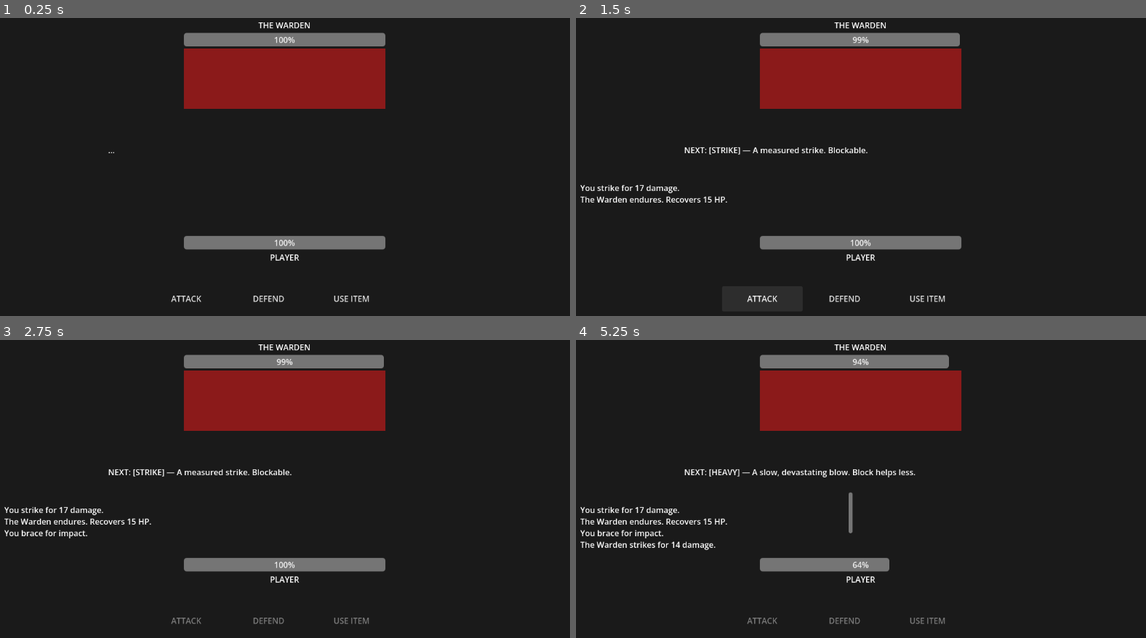
Above: before the commit, frames 1-4 (two rows, left to right).
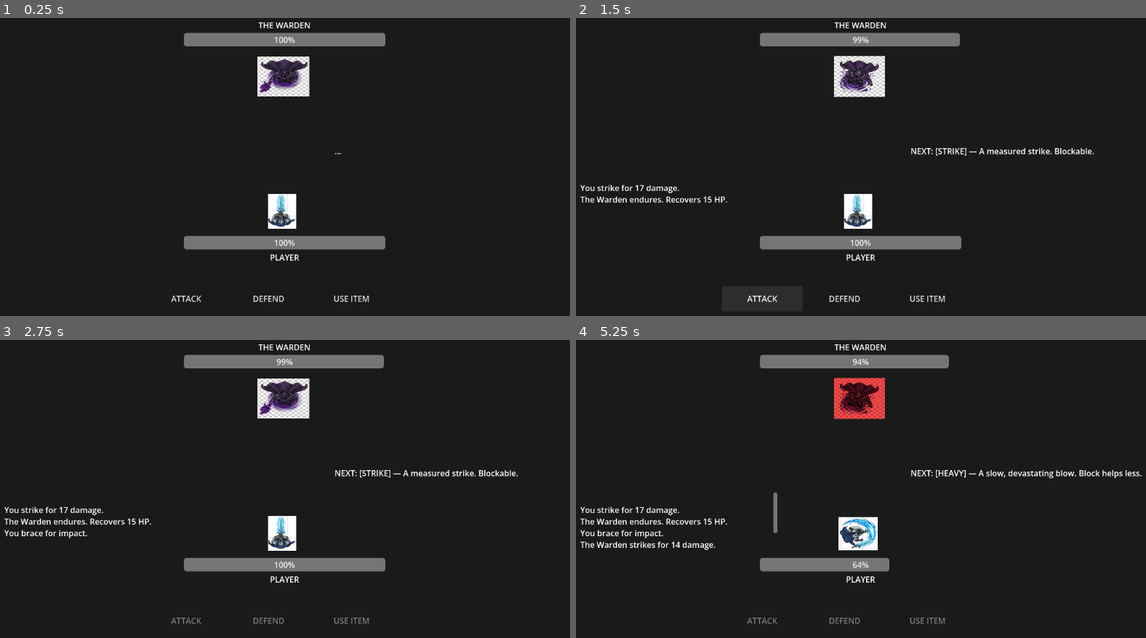
Above: after the commit, the same moments.

Repository: ayanm9681/AshenSpire
Game: Godot game, scene res://scenes/combat/BossArena.tscn
The game is run twice, just before and just after one commit, with the same random seed, the same clock (stepped at 60 frames per second) and the same inputs.
Inputs:
- Up to frame 1 (0.25 s): no input
- Up to frame 2 (1.5 s): click "ATTACK" at 0.5 s; tap Enter at 1.25 s
- Up to frame 3 (2.75 s): click "DEFEND" at 2 s
- Up to frame 4 (5.25 s): tap Space at 2.75 s; click "USE ITEM" at 3.5 s; tap Enter at 4.25 s; click "ATTACK" at 5 s

The runs differ from the first frame. In frame 1, 7.7% of the frame differs, in the area x 19-68%, y 10-71%; in frame 2, 8.4%; in frame 3, 8.4%; in frame 4, 8.9%, in the area x 19-100%, y 10-71%.

Commit message:
added new assets and modified engine workflow

Diff:
--- a/scenes/combat/BossArena.tscn
+++ b/scenes/combat/BossArena.tscn
@@ -2,6 +2,8 @@
 
 [ext_resource type="Script" uid="uid://cngfsedqp1eab" path="res://scripts/combat/BossArena.gd" id="1_7urrd"]
 [ext_resource type="Script" uid="uid://c6q5rssb0uu7t" path="res://scripts/combat/TurnManager.gd" id="2_duxwo"]
+[ext_resource type="SpriteFrames" uid="uid://7t6st2k5mkoo" path="res://scenes/combat/warden_spriteframes.tres" id="2_tismf"]
+[ext_resource type="SpriteFrames" uid="uid://diakbdiql8od5" path="res://scenes/combat/hero_spriteframes.tres" id="3_tismf"]
 
 [node name="BossArena" type="Node2D" unique_id=1393162351]
 script = ExtResource("1_7urrd")
@@ -28,16 +30,17 @@
 max_value = 300.0
 value = 300.0
 
-[node name="BossSprite" type="ColorRect" parent="BossContainer" unique_id=2128244972]
-custom_minimum_size = Vector2(400, 120)
-layout_mode = 2
-color = Color(0.545, 0.102, 0.102, 1)
+[node name="BossSprite" type="AnimatedSprite2D" parent="BossContainer" unique_id=902934259]
+position = Vector2(197.5, 113.347534)
+scale = Vector2(0.11907513, 0.07828718)
+sprite_frames = ExtResource("2_tismf")
+animation = &"attack"
 
 [node name="TelegraphBox" type="PanelContainer" parent="." unique_id=177549901]
-offset_left = 226.0
-offset_top = 260.0
-offset_right = 926.0
-offset_bottom = 320.0
+offset_left = 675.0
+offset_top = 155.0
+offset_right = 965.0
+offset_bottom = 429.0
 
 [node name="TelegraphLabel" type="Label" parent="TelegraphBox" unique_id=916518239]
 layout_mode = 2
@@ -59,6 +62,12 @@
 layout_mode = 2
 text = "PLAYER"
 horizontal_alignment = 1
+
+[node name="HeroSprite" type="AnimatedSprite2D" parent="PlayerContainer" unique_id=105467521]
+position = Vector2(194.99998, -48)
+scale = Vector2(0.07644574, 0.056557365)
+sprite_frames = ExtResource("3_tismf")
+animation = &"idle"
 
 [node name="ActionMenu" type="HBoxContainer" parent="." unique_id=1440649870]
 offset_left = 301.0
@@ -84,7 +93,7 @@
 [node name="CombatLog" type="RichTextLabel" parent="." unique_id=1164511084]
 offset_left = 20.0
 offset_top = 330.0
-offset_right = 560.0
+offset_right = 411.0
 offset_bottom = 450.0
 bbcode_enabled = true
 
--- /dev/null
+++ b/scenes/combat/hero_spriteframes.tres
@@ -0,0 +1,32 @@
+[gd_resource type="SpriteFrames" format=3 uid="uid://diakbdiql8od5"]
+
+[ext_resource type="Texture2D" uid="uid://dyn678l31urwi" path="res://assets/art/hero/hero_attack.png" id="1_ja2wa"]
+[ext_resource type="Texture2D" uid="uid://b5vfcl75ojjgm" path="res://assets/art/hero/hero_hurt.png" id="2_timid"]
+[ext_resource type="Texture2D" uid="uid://dtgsbim1nb7v6" path="res://assets/art/hero/hero_idle.png" id="3_0ij44"]
+
+[resource]
+animations = [{
+"frames": [{
+"duration": 1.0,
+"texture": ExtResource("1_ja2wa")
+}],
+"loop": false,
+"name": &"attack",
+"speed": 8.0
+}, {
+"frames": [{
+"duration": 1.0,
+"texture": ExtResource("2_timid")
+}],
+"loop": false,
+"name": &"hurt",
+"speed": 8.0
+}, {
+"frames": [{
+"duration": 1.0,
+"texture": ExtResource("3_0ij44")
+}],
+"loop": true,
+"name": &"idle",
+"speed": 1.0
+}]
--- /dev/null
+++ b/scenes/combat/warden_spriteframes.tres
@@ -0,0 +1,32 @@
+[gd_resource type="SpriteFrames" format=3 uid="uid://7t6st2k5mkoo"]
+
+[ext_resource type="Texture2D" uid="uid://xgq3l37hm042" path="res://assets/art/warden/warden_attack.png" id="1_3ixrr"]
+[ext_resource type="Texture2D" uid="uid://dhp75imnrnvka" path="res://assets/art/warden/warden_hurt.png" id="2_4g1br"]
+[ext_resource type="Texture2D" uid="uid://cixj72dy0c0sm" path="res://assets/art/warden/warden_idle.png" id="3_85seu"]
+
+[resource]
+animations = [{
+"frames": [{
+"duration": 1.0,
+"texture": ExtResource("1_3ixrr")
+}],
+"loop": false,
+"name": &"attack",
+"speed": 8.0
+}, {
+"frames": [{
+"duration": 1.0,
+"texture": ExtResource("2_4g1br")
+}],
+"loop": false,
+"name": &"hurt",
+"speed": 8.0
+}, {
+"frames": [{
+"duration": 1.0,
+"texture": ExtResource("3_85seu")
+}],
+"loop": true,
+"name": &"idle",
+"speed": 1.0
+}]
--- a/scripts/combat/BossArena.gd
+++ b/scripts/combat/BossArena.gd
@@ -4,6 +4,8 @@
 # ─── NODE REFERENCES ──────────────────────────────────────
 @onready var boss_hp_bar = $BossContainer/BossHealthBar
 @onready var boss_name_label = $BossContainer/BossName
+@onready var boss_sprite = $BossContainer/BossSprite        # AnimatedSprite2D
+@onready var hero_sprite = $PlayerContainer/HeroSprite      # AnimatedSprite2D
 @onready var player_hp_bar = $PlayerContainer/PlayerHealthBar
 @onready var player_name_label = $PlayerContainer/PlayerName
 @onready var telegraph_label = $TelegraphBox/TelegraphLabel
@@ -18,9 +20,15 @@
 	_connect_signals()
 	_connect_buttons()
 	_initialise_ui()
+	_start_idle_animations()
+
+func _start_idle_animations():
+	boss_sprite.play("idle")
+	hero_sprite.play("idle")
 
 func _connect_signals():
 	turn_manager.hp_changed.connect(_on_hp_changed)
+	turn_manager.boss_attack_started.connect(_on_boss_attack_started)
 	turn_manager.combat_log_updated.connect(_on_log_updated)
 	turn_manager.telegraph_updated.connect(_on_telegraph_updated)
 	turn_manager.player_turn_started.connect(_on_player_turn_started)
@@ -44,11 +52,20 @@
 	combat_log.text = ""
 
 # ─── SIGNAL HANDLERS ──────────────────────────────────────
+func _on_boss_attack_started():
+	play_boss_attack()
+
 func _on_hp_changed(entity, new_hp):
 	if entity == "boss":
 		boss_hp_bar.value = new_hp
+		hit_pause(0.07)
+		flash_sprite(boss_sprite)
+		play_boss_hurt()
 	elif entity == "player":
 		player_hp_bar.value = new_hp
+		hit_pause(0.05)
+		flash_sprite(hero_sprite)
+		play_hero_hurt()
 
 func _on_log_updated(message):
 	combat_log.append_text("\n" + message)
@@ -72,7 +89,6 @@
 		combat_log.append_text("\n\n— THE SPIRE CLAIMS YOU —")
 
 func _on_loadout_swapped(new_loadout):
-	player_name_label.text = "PLAYER"
 	combat_log.append_text(
 		"\nEquipping: %s (DMG: %d)" % [
 			new_loadout.weapon_name,
@@ -81,6 +97,7 @@
 
 # ─── BUTTON HANDLERS ──────────────────────────────────────
 func _on_attack_pressed():
+	play_hero_attack()                              # ← hero attacks
 	turn_manager.player_act(TurnManager.PlayerAction.ATTACK)
 
 func _on_defend_pressed():
@@ -94,3 +111,52 @@
 	attack_btn.disabled = not active
 	defend_btn.disabled = not active
 	item_btn.disabled = not active
+
+# ─── VISUAL EFFECTS ───────────────────────────────────────
+func flash_boss_hit():
+	hit_pause(0.07)                             # ← freeze first
+	boss_sprite.modulate = Color.WHITE
+	await get_tree().create_timer(0.05).timeout
+	boss_sprite.modulate = Color(1, 0.3, 0.3)
+	await get_tree().create_timer(0.08).timeout
+	boss_sprite.modulate = Color.WHITE        # Back to normal
+
+func flash_player_hit():
+	await get_tree().create_timer(0.05).timeout
+	# We'll add player sprite here later
+	pass
+
+# ─── HIT EFFECTS ──────────────────────────────────────────
+func hit_pause(duration: float = 0.07):
+	Engine.time_scale = 0.05
+	await get_tree().create_timer(duration * 0.05).timeout
+	Engine.time_scale = 1.0
+
+func flash_sprite(sprite: AnimatedSprite2D):
+	sprite.modulate = Color.WHITE
+	await get_tree().create_timer(0.05).timeout
+	sprite.modulate = Color(1, 0.3, 0.3)
+	await get_tree().create_timer(0.08).timeout
+	sprite.modulate = Color.WHITE
+
+# ─── ANIMATION SYSTEM ─────────────────────────────────────
+func play_hero_attack():
+	hero_sprite.play("attack")
+	# Return to idle when attack animation finishes
+	await hero_sprite.animation_finished
+	hero_sprite.play("idle")
+
+func play_boss_attack():
+	boss_sprite.play("attack")
+	await boss_sprite.animation_finished
+	boss_sprite.play("idle")
+
+func play_boss_hurt():
+	boss_sprite.play("hurt")
+	await boss_sprite.animation_finished
+	boss_sprite.play("idle")
+
+func play_hero_hurt():
+	hero_sprite.play("hurt")
+	await hero_sprite.animation_finished
+	hero_sprite.play("idle")
--- a/scripts/combat/TurnManager.gd
+++ b/scripts/combat/TurnManager.gd
@@ -3,6 +3,7 @@
 extends Node
 
 # ─── SIGNALS ──────────────────────────────────────────────
+signal boss_attack_started
 signal player_turn_started
 signal boss_turn_started
 signal combat_log_updated(message)
@@ -127,6 +128,7 @@
 	emit_signal("player_turn_started")
 
 func _boss_strike():
+	emit_signal("boss_attack_started")    # ← add this
 	var mitigated = player_defense * 2 if player_is_defending else player_defense
 	var damage = max(1, boss_damage - mitigated)
 	player_hp -= damage
@@ -137,6 +139,7 @@
 		"%s strikes for %d damage." % [boss_name, damage])
 
 func _boss_heavy():
+	emit_signal("boss_attack_started")    # ← add this
 	var mitigated = int(player_defense * 1.2) if player_is_defending else 0
 	var damage = max(1, int(boss_damage * 1.8) - mitigated)
 	player_hp -= damage
--- a/scripts/data/LoadoutData.gd
+++ b/scripts/data/LoadoutData.gd
@@ -5,8 +5,8 @@
 extends Resource
 
 # ─── WEAPON ───────────────────────────────────────────────
-var weapon_name: String = ""
-var weapon_damage: int = 0
+var weapon_name: String = "Limbbreaker"
+var weapon_damage: int = 23
 var weapon_durability: int = 100
 var weapon_max_durability: int = 100
 
Binary file added: assets/art/Hero.png
Not shown, added: assets/art/Hero.png.import
Binary file added: assets/art/Warden.png
Not shown, added: assets/art/Warden.png.import
Binary file added: assets/art/hero/hero_attack.png
Not shown, added: assets/art/hero/hero_attack.png.import
Binary file added: assets/art/hero/hero_hurt.png
Not shown, added: assets/art/hero/hero_hurt.png.import
Binary file added: assets/art/hero/hero_idle.png
Not shown, added: assets/art/hero/hero_idle.png.import
Binary file added: assets/art/warden/warden_attack.png
Not shown, added: assets/art/warden/warden_attack.png.import
(and 4 more such lines)
